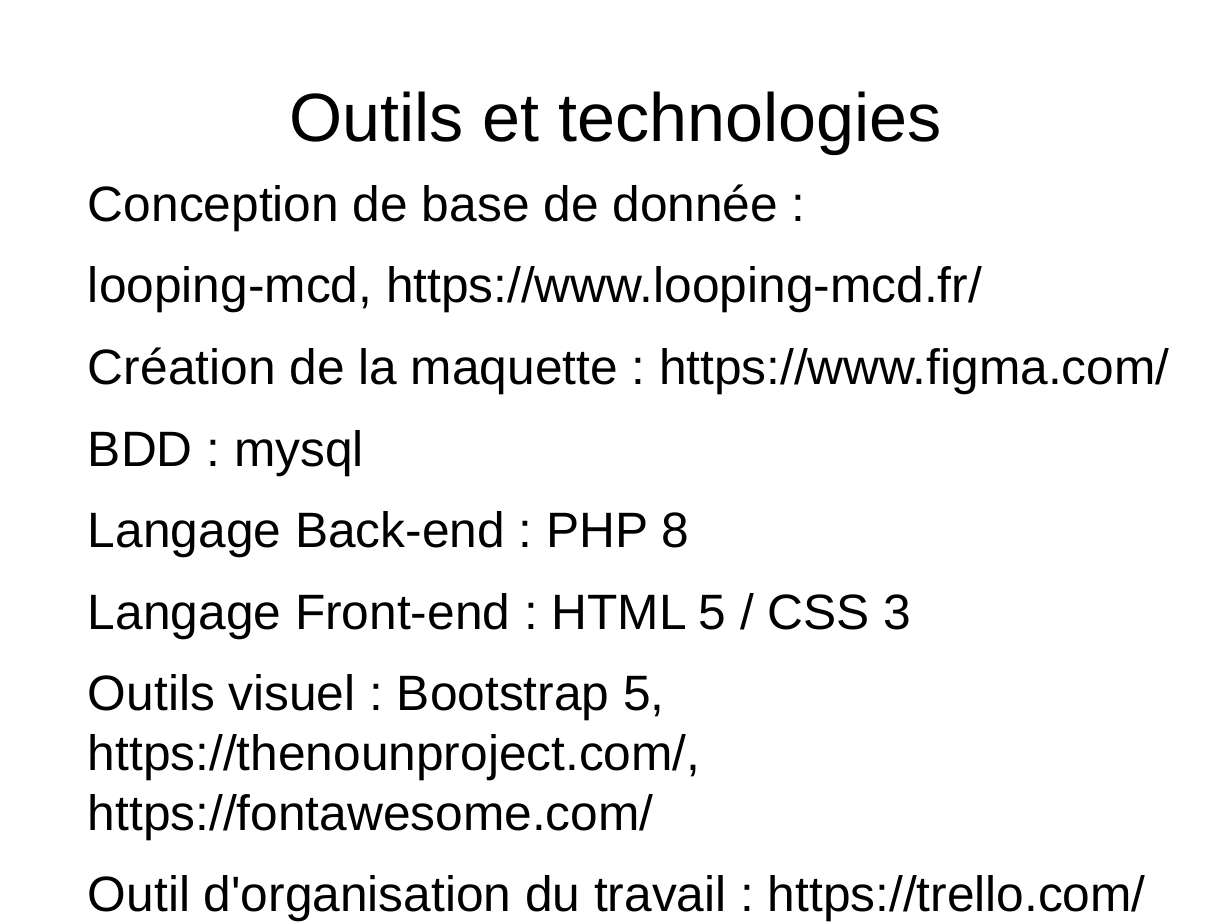
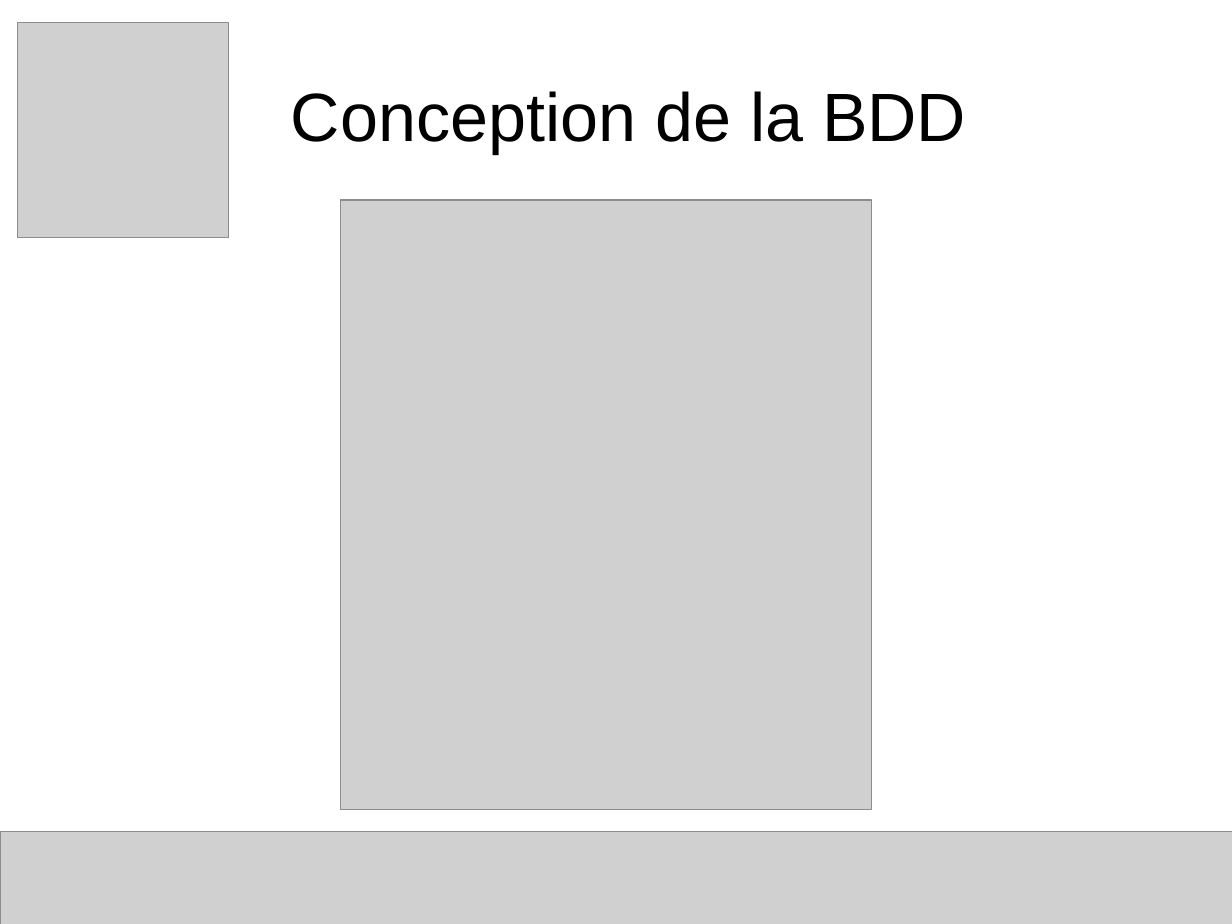
Before and after one commit to franckcostanzo/LaPlateforme_Php-Js, a slide deck: slide 8 of Beta/Divers/presentation.odp (slide 5 before the commit). Drawn at 1232x924 pixels with LibreOffice and Linux fonts; fonts in the diff are those of the drawing; grey boxes stand for pictures. Boxes give left, top, right and bottom in pixels: in the first picture for what was removed or moved away, otherwise in the second. Text is boxed around its words. In the diff, an @@ line names an element or a change of style, - is before the commit and + after.

```diff
--- a/Beta/Divers/presentation.odp
+++ b/Beta/Divers/presentation.odp
@@ picture added at bbox=[18, 22, 229, 238] @@
@@ title at bbox=[291, 91, 966, 153]: text changed @@
-Outils et technologies
+Conception de la BDD
@@ text removed at bbox=[88, 184, 1169, 921] @@
-Conception de base de donnée :
-looping-mcd, https://www.looping-mcd.fr/
-Création de la maquette : https://www.figma.com/
-BDD : mysql
-Langage Back-end : PHP 8
-Langage Front-end : HTML 5 / CSS 3
-Outils visuel : Bootstrap 5, https://thenounproject.com/, https://fontawesome.com/
-Outil d'organisation du travail : https://trello.com/
@@ picture added at bbox=[341, 200, 872, 809] @@
@@ picture added at bbox=[0, 832, 1232, 924] @@
```
Also in this commit, not shown: 13 other slides changed, 15 slides added, 3 slides removed, 6 other files.
